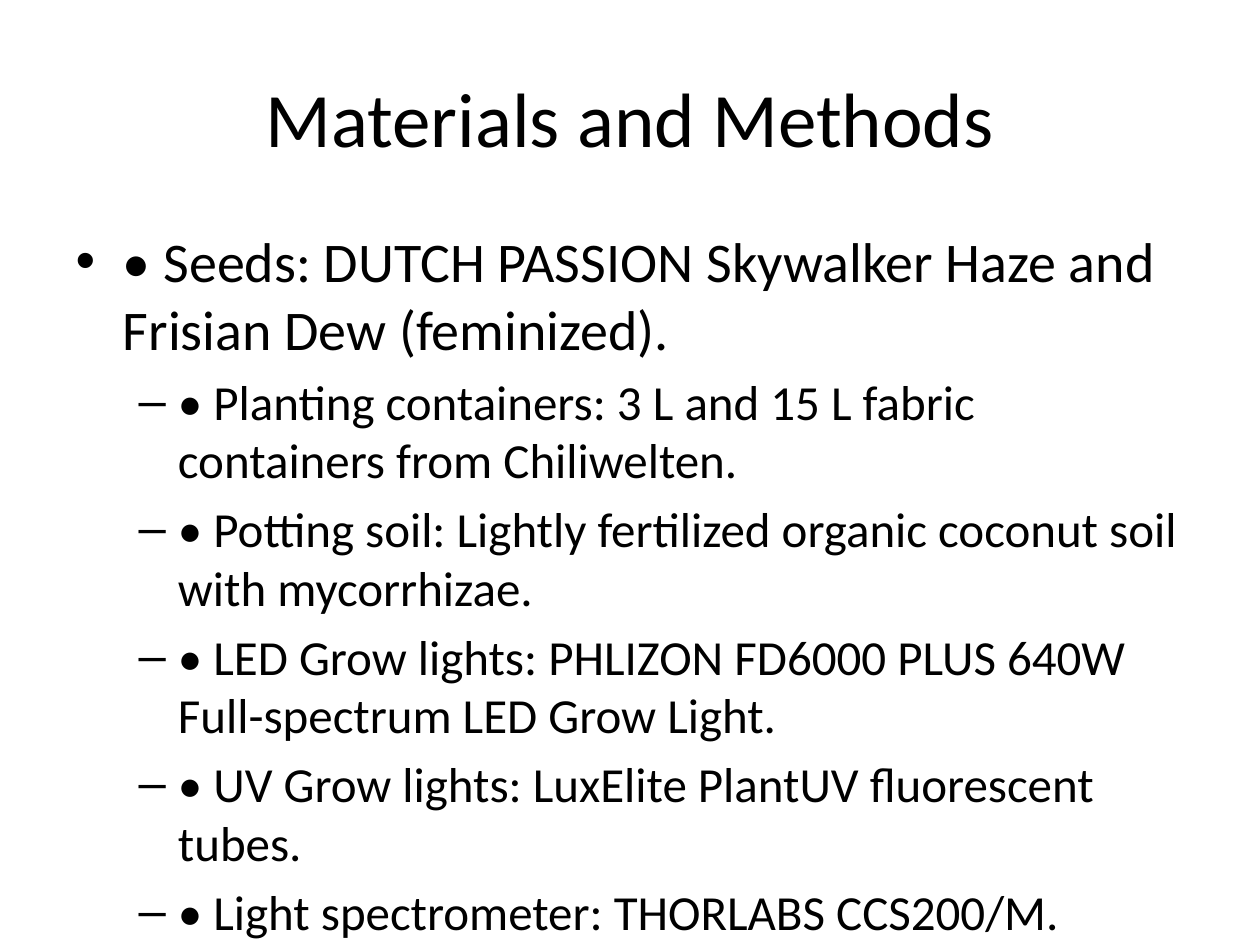
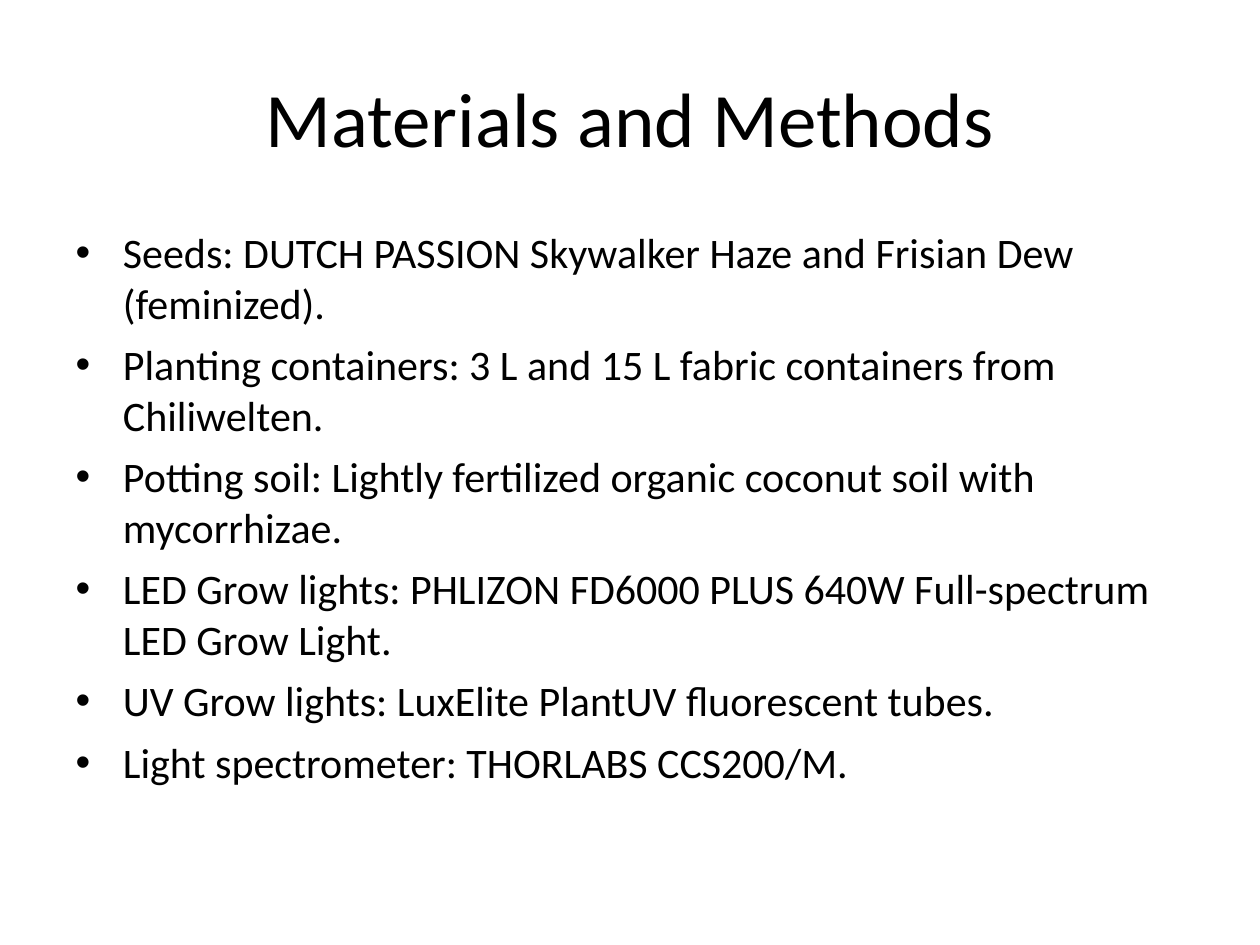
Before and after one commit to IngoGiebel/qbio403_exp_impact_uv-light_on_cannabis_seedling_dev, a slide deck: slide 3 of docs/presentations/Impact_of_UV_Light_on_Cannabis_Seedling_Development.pptx. Drawn at 1260x945 pixels with LibreOffice and Linux fonts; fonts in the diff are those of the drawing. Boxes give left, top, right and bottom in pixels: in the first picture for what was removed or moved away, otherwise in the second. Text is boxed around its words. In the diff, an @@ line names an element or a change of style, - is before the commit and + after.

```diff
--- a/docs/presentations/Impact_of_UV_Light_on_Cannabis_Seedling_Development.pptx
+++ b/docs/presentations/Impact_of_UV_Light_on_Cannabis_Seedling_Development.pptx
@@ text at [123, 238, 1149, 786]: text changed; size 28 to 24 pt @@
-• • Seeds: DUTCH PASSION Skywalker Haze and Frisian Dew (feminized).
-  – • Planting containers: 3 L and 15 L fabric containers from Chiliwelten.
-  – • Potting soil: Lightly fertilized organic coconut soil with mycorrhizae.
-  – • LED Grow lights: PHLIZON FD6000 PLUS 640W Full-spectrum LED Grow Light.
-  – • UV Grow lights: LuxElite PlantUV fluorescent tubes.
-  – • Light spectrometer: THORLABS CCS200/M.
+• Seeds: DUTCH PASSION Skywalker Haze and Frisian Dew (feminized).
+• Planting containers: 3 L and 15 L fabric containers from Chiliwelten.
+• Potting soil: Lightly fertilized organic coconut soil with mycorrhizae.
+• LED Grow lights: PHLIZON FD6000 PLUS 640W Full-spectrum LED Grow Light.
+• UV Grow lights: LuxElite PlantUV fluorescent tubes.
+• Light spectrometer: THORLABS CCS200/M.
```
Also in this commit, not shown: 8 other slides changed, 1 slide added, 1 slide removed, 10 other files.
